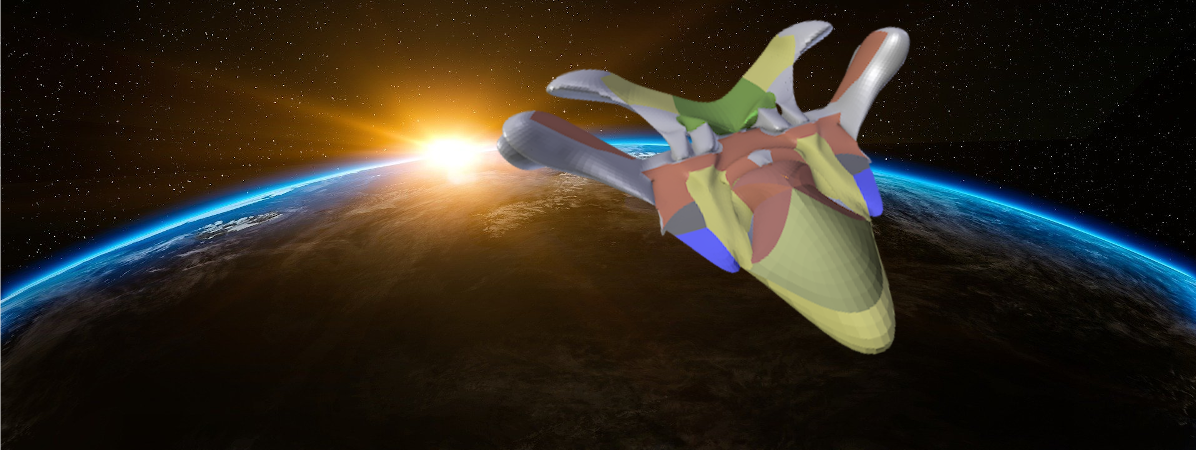
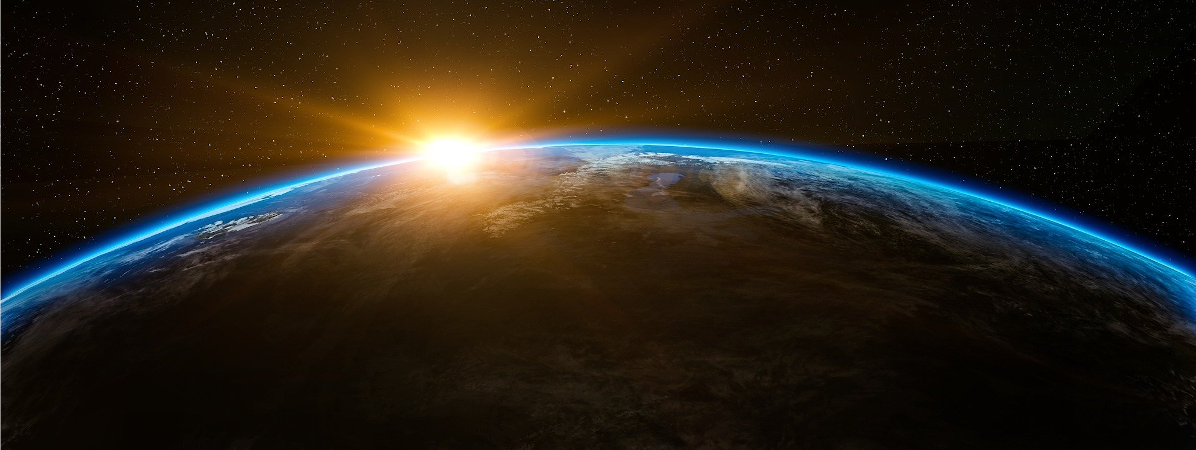
Layered file, before and after one edit (1196x450). Changes by layer:
removed layer "test2.png" over [496, 19, 911, 356]
